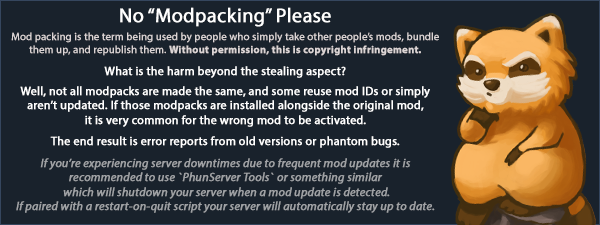
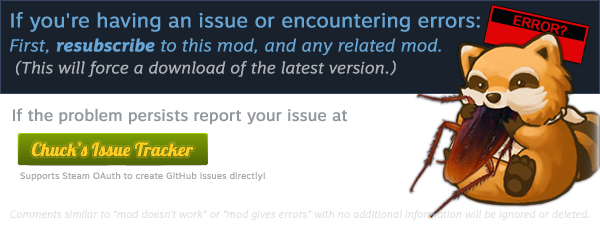
Comparing the layer stacks of the two 600px x 225px images. Changes:
showed group "Group 5" (9 layers) over [0, 4, 600, 220]
added layer "Comments similar to “mod doesn’t work” or “mod gives errors” wi" (65%) in group "Group 5" over [10, 210, 589, 220]
showed "Layer 20", moved it below "Layer 27" over [1, 4, 599, 94]
hid group "noModPacks" (3 layers) over [11, 7, 597, 225]
hid "Layer 2" over [0, 4, 600, 225]
